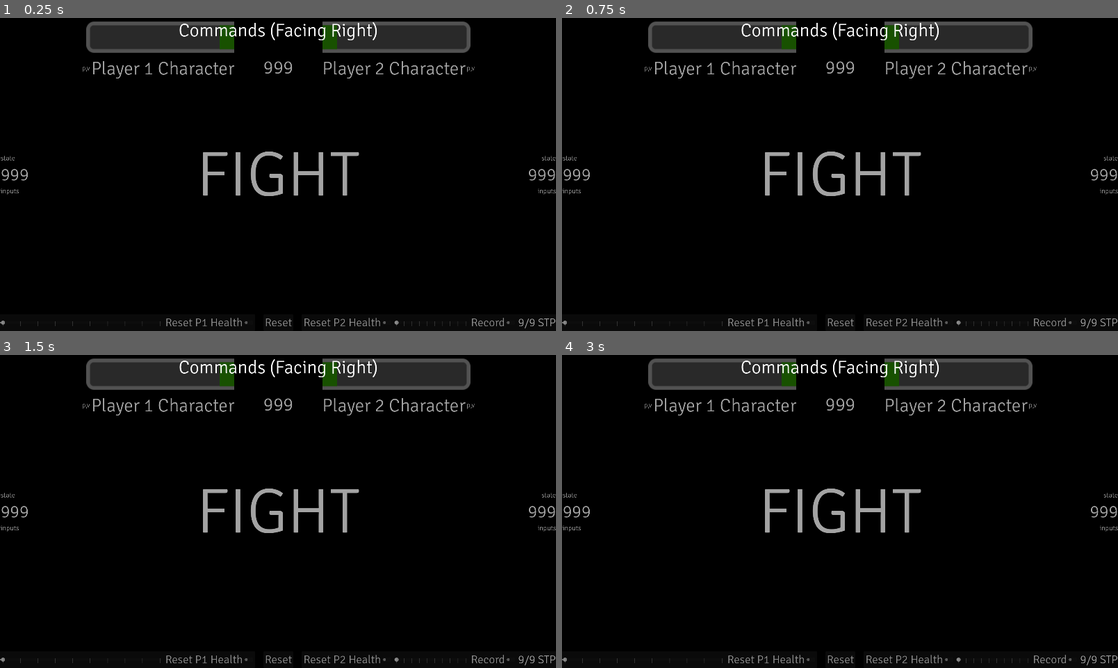
Above: before the commit, frames 1-4 (two rows, left to right).
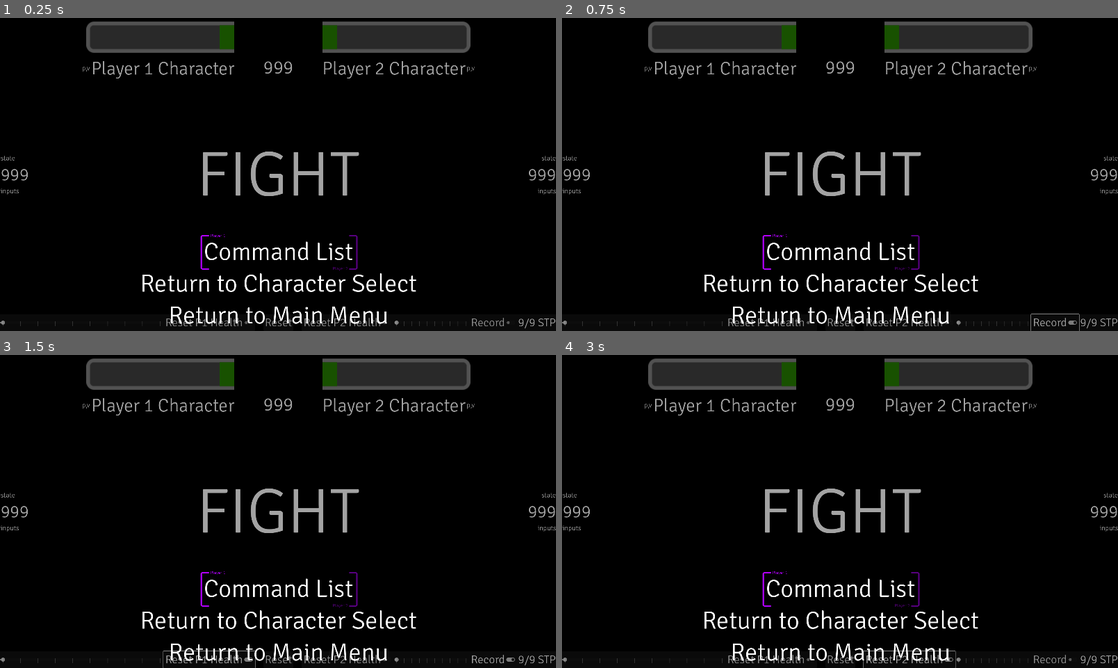
Above: after the commit, the same moments.

Repository: SHyguymoll/FightingGameEngine
Game: Godot game, scene res://scenes/Game.tscn
Two runs of this game, one before a commit and one after it. Both use one fixed random seed, a clock stepped at 60 frames per second and the inputs below. This scene is started directly instead of the project's main scene. The engine's default icon, where the game draws it, is replaced by a stand-in: a white triangle on a blue panel in a dark square. Sound files missing from this copy of the repository are replaced by a short silence.
Inputs:
- Up to frame 1 (0.25 s): no input
- Up to frame 2 (0.75 s): click "Record" at 0.5 s
- Up to frame 3 (1.5 s): click "Reset P1 Health" at 1.25 s
- Up to frame 4 (3 s): click "Reset" at 2 s; click "Reset P2 Health" at 2.75 s

The runs differ from the first frame. In frame 1, 2.4% of the frame differs, in the area x 25-75%, y 1-98%; in frame 2, 2.5%; in frame 3, 2.5%, in the area x 25-93%, y 1-100%; in frame 4, 2.4%.
Error in both runs: Invalid call. Nonexistent function 'instantiate' in base 'Nil'. (res://scripts/main_game.gd:143)

Commit message:
slowly connecting everything together
getting very unwieldy, will definitely need to refactor

Diff:
--- a/Content/Characters/GodotGuy/scenes/GodotGuy.tscn
+++ b/Content/Characters/GodotGuy/scenes/GodotGuy.tscn
@@ -5389,7 +5389,7 @@
 start_x_offset = 2.0
 grabbed_offset = Vector3(-0.46, -0.87, 0)
 grab_point = NodePath("Grabbing")
-command_list = Array[String](["Dash|66/44j|A short burst of  …(330 unchanged characters)… ping uppercut, with an invincible wakeup", "Spin Approach|214BAj|An approaching, …(311 unchanged characters)…
+command_list = Array[String](["Dash|66/44j|A short burst of  …(330 unchanged characters)… ping uppercut, with an invincible wakeup.", "Spin Approach|214BAj|An approaching, …(311 unchanged characters)…
 char_name = "Godot Guy"
 win_quote = "godot 👍"
 health = 100.0
--- a/scenes/FighterCommand.tscn
+++ b/scenes/FighterCommand.tscn
@@ -14,7 +14,7 @@
 [node name="Title" type="Label" parent="HBoxContainer"]
 layout_mode = 2
 theme = ExtResource("2_bgbhr")
-theme_override_font_sizes/font_size = 64
+theme_override_font_sizes/font_size = 48
 
 [node name="Inputs" type="HBoxContainer" parent="HBoxContainer"]
 layout_mode = 2
@@ -23,6 +23,6 @@
 [node name="RichTextLabel" type="RichTextLabel" parent="."]
 layout_mode = 2
 theme = ExtResource("2_bgbhr")
-theme_override_font_sizes/normal_font_size = 48
+theme_override_font_sizes/normal_font_size = 32
 bbcode_enabled = true
 fit_content = true
--- a/scenes/Game.tscn
+++ b/scenes/Game.tscn
@@ -418,7 +418,6 @@
 
 [node name="PauseScreen" type="CanvasLayer" parent="."]
 layer = 40
-visible = false
 
 [node name="PauseScreen" type="Control" parent="PauseScreen" node_paths=PackedStringArray("p1_select_icon", "p2_select_icon")]
 layout_mode = 3
@@ -473,6 +472,7 @@
 
 [node name="CommandScreen" type="CanvasLayer" parent="."]
 layer = 40
+visible = false
 
 [node name="CommandScreen" type="Control" parent="CommandScreen" node_paths=PackedStringArray("p1_select_icon", "p2_select_icon")]
 layout_mode = 3
@@ -496,7 +496,7 @@
 grow_horizontal = 2
 grow_vertical = 2
 mouse_filter = 2
-color = Color(0, 0, 0, 0.360784)
+color = Color(0, 0, 0, 0.686275)
 
 [node name="Label" type="Label" parent="CommandScreen/CommandScreen/ColorRect"]
 layout_mode = 1
@@ -514,13 +514,16 @@
 layout_mode = 1
 anchors_preset = -1
 anchor_right = 1.0
+offset_left = 98.0
 offset_top = 80.0
-offset_bottom = 1080.0
+offset_right = -98.0
+offset_bottom = 974.0
 grow_horizontal = 2
 alignment = 1
 
 [node name="P1Scroll" type="ScrollContainer" parent="CommandScreen/CommandScreen/ColorRect/HBox"]
 layout_mode = 2
+mouse_filter = 2
 horizontal_scroll_mode = 0
 
 [node name="P1Commands" type="VBoxContainer" parent="CommandScreen/CommandScreen/ColorRect/HBox/P1Scroll"]
@@ -530,6 +533,7 @@
 
 [node name="P2Scroll" type="ScrollContainer" parent="CommandScreen/CommandScreen/ColorRect/HBox"]
 layout_mode = 2
+mouse_filter = 2
 horizontal_scroll_mode = 0
 
 [node name="P2Commands" type="VBoxContainer" parent="CommandScreen/CommandScreen/ColorRect/HBox/P2Scroll"]
@@ -555,3 +559,4 @@
 [connection signal="drag_ended" from="HUD/TrainingModeControls/P2Controls/HBoxContainer/HealthReset" to="." method="_on_p2_health_reset_drag_ended"]
 [connection signal="toggled" from="HUD/TrainingModeControls/P2Controls/HBoxContainer/Record" to="." method="_on_record_toggled"]
 [connection signal="choices_made" from="ResultsScreen/ResultsScreen" to="." method="results_screen_choices_logic"]
+[connection signal="p1_choice_selected" from="PauseScreen/PauseScreen" to="." method="_on_pause_screen_player1_choice_selected"]
--- a/scripts/main_game.gd
+++ b/scripts/main_game.gd
@@ -191,6 +191,16 @@
 	($PauseScreen/PauseScreen as ResultsScreen).active = true
 	$PauseScreen.visible = true
 
+func show_command_list():
+	$CommandScreen.visible = true
+	$CommandScreen/CommandScreen/ColorRect/HBox/P1Scroll.mouse_filter = Control.MOUSE_FILTER_PASS
+	$CommandScreen/CommandScreen/ColorRect/HBox/P2Scroll.mouse_filter = Control.MOUSE_FILTER_PASS
+
+func hide_command_list():
+	$CommandScreen.visible = false
+	$CommandScreen/CommandScreen/ColorRect/HBox/P1Scroll.mouse_filter = Control.MOUSE_FILTER_IGNORE
+	$CommandScreen/CommandScreen/ColorRect/HBox/P2Scroll.mouse_filter = Control.MOUSE_FILTER_IGNORE
+
 func end_pause_menu(is_p1 : bool):
 	p1.update_paused(false)
 	p2.update_paused(false)
@@ -205,6 +215,16 @@
 	moment = moment_before_pause
 	($PauseScreen/PauseScreen as ResultsScreen).active = false
 	$PauseScreen.visible = false
+
+func _on_pause_screen_player1_choice_selected() -> void:
+	match $PauseScreen/PauseScreen.p1_choice:
+		0:
+			show_command_list()
+		1:
+			pass
+		2:
+			if get_tree().change_scene_to_file("res://scenes/Menu.tscn"):
+				push_error("menu failed to load")
 
 func _physics_process(delta):
 	($FighterCamera as FighterCamera).p1_pos = p1.global_position
